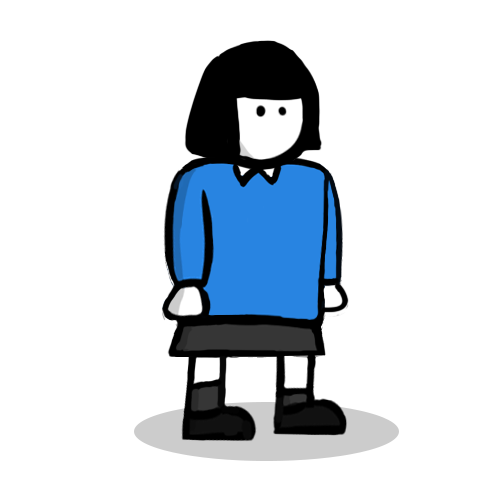
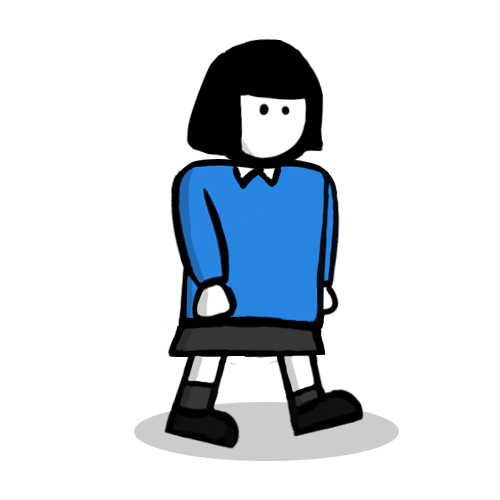
Layer changes from the first 500 × 500 image to the second:
painted on "Layer 12 copy 7" over [184, 38, 323, 182]
painted on "Layer 12 copy 6" over [181, 38, 323, 182]
painted on "Layer 12 copy 5" over [180, 38, 323, 182]
painted on "Layer 12 copy" over [181, 38, 323, 182]
painted on "Layer 12" over [184, 38, 323, 182]
painted on "Layer 12 copy 4" over [184, 38, 326, 182]
painted on "Layer 12 copy 3" over [184, 40, 329, 182]
painted on "Layer 12 copy 2" over [184, 38, 324, 182]
painted on "Layer 11 copy 7" over [192, 198, 337, 396]
painted on "Layer 11 copy 5" over [182, 219, 346, 386]
painted on "Layer 11 copy 6" over [161, 193, 349, 391]
painted on "Layer 11 copy 4" over [161, 237, 349, 389]
painted on "Layer 11 copy" over [189, 282, 338, 390]
painted on "Layer 11 copy 3" over [182, 174, 334, 392]
painted on "Layer 11 copy 2" over [177, 218, 308, 392]
painted on "Layer 11" over [186, 269, 304, 393]
